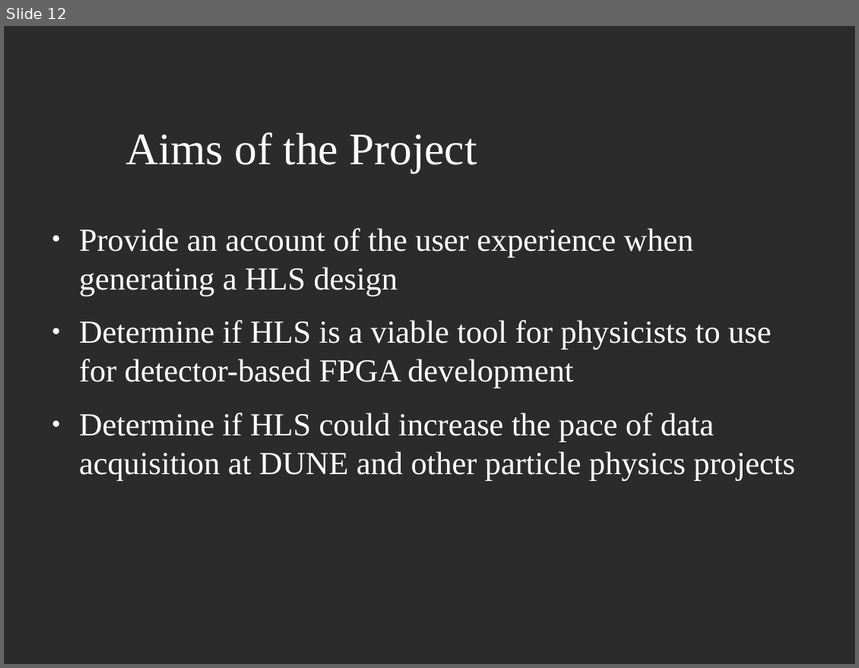
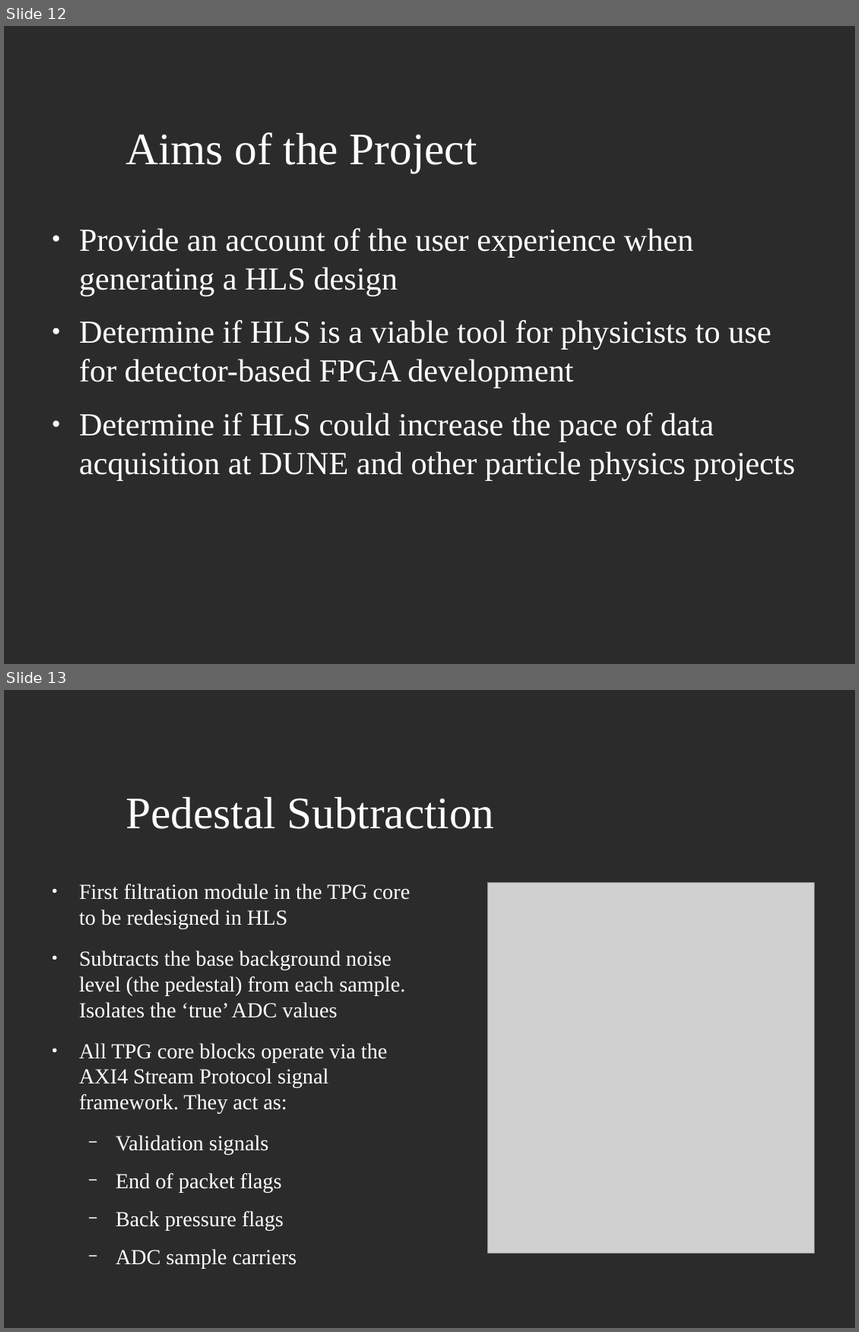
Before and after one commit to JoshCodesPhysics/dune_project, a slide deck: dune_notes/dune_pres/dune_project_pres.odp. Shown one above the other, each under a label of ours: slide 12 before the commit, slides 12 and 13 after it. The pictures are 859x668 and 859x1332 pixels, drawn with LibreOffice and Linux fonts; fonts in the diff are those of the drawing; grey boxes stand for pictures; background and template pictures are left out; a plain dark background stands for a picture behind light text. Boxes give left, top, right and bottom in pixels: in the first picture for what was removed or moved away, otherwise in the second. Text is boxed around its words. In the diff, an @@ line names an element or a change of style, - is before the commit and + after.

```diff
--- a/dune_notes/dune_pres/dune_project_pres.odp
+++ b/dune_notes/dune_pres/dune_project_pres.odp
@@ slide 13 added at [4, 690, 855, 1328], background picture (left out) @@
@@ title added at [126, 797, 495, 829], 42 pt, text #FFFFFF @@
+Pedestal Subtraction
@@ text added at [79, 884, 411, 1268], 20 pt, text #FFFFFF @@
+● First filtration module in the TPG core to be redesigned in HLS
+● Subtracts the base background noise level (the pedestal) from each sample. Isolates the ‘true’ ADC values
+● All TPG core blocks operate via the AXI4 Stream Protocol signal framework. They act as:
+  − Validation signals
+  − End of packet flags
+  − Back pressure flags
+  − ADC sample carriers
@@ picture added at [488, 883, 815, 1254] @@
```
Also in this commit, not shown: 2 slides changed, 5 other slides added, 3 slides removed, 1 other file.
